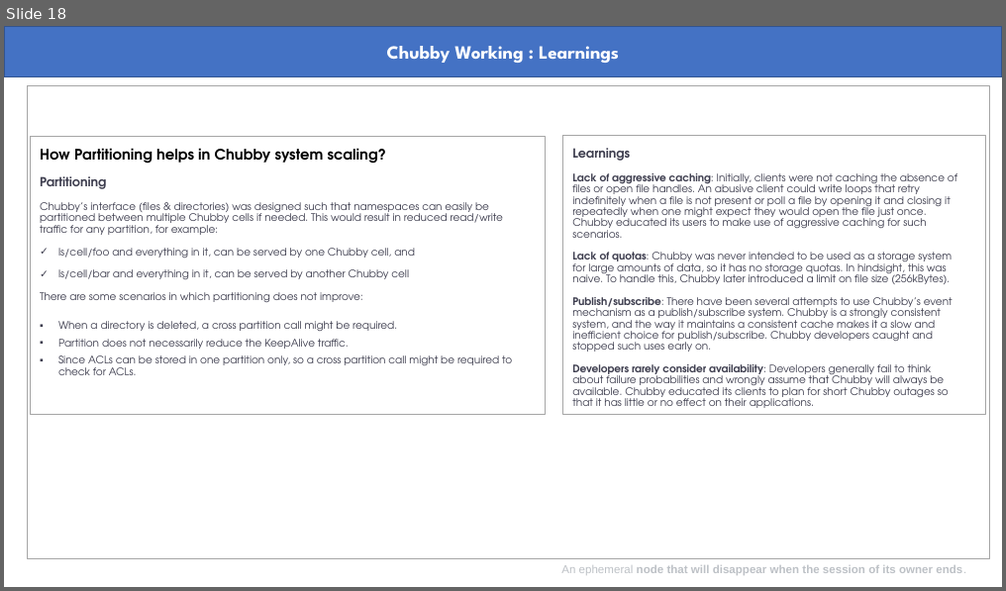
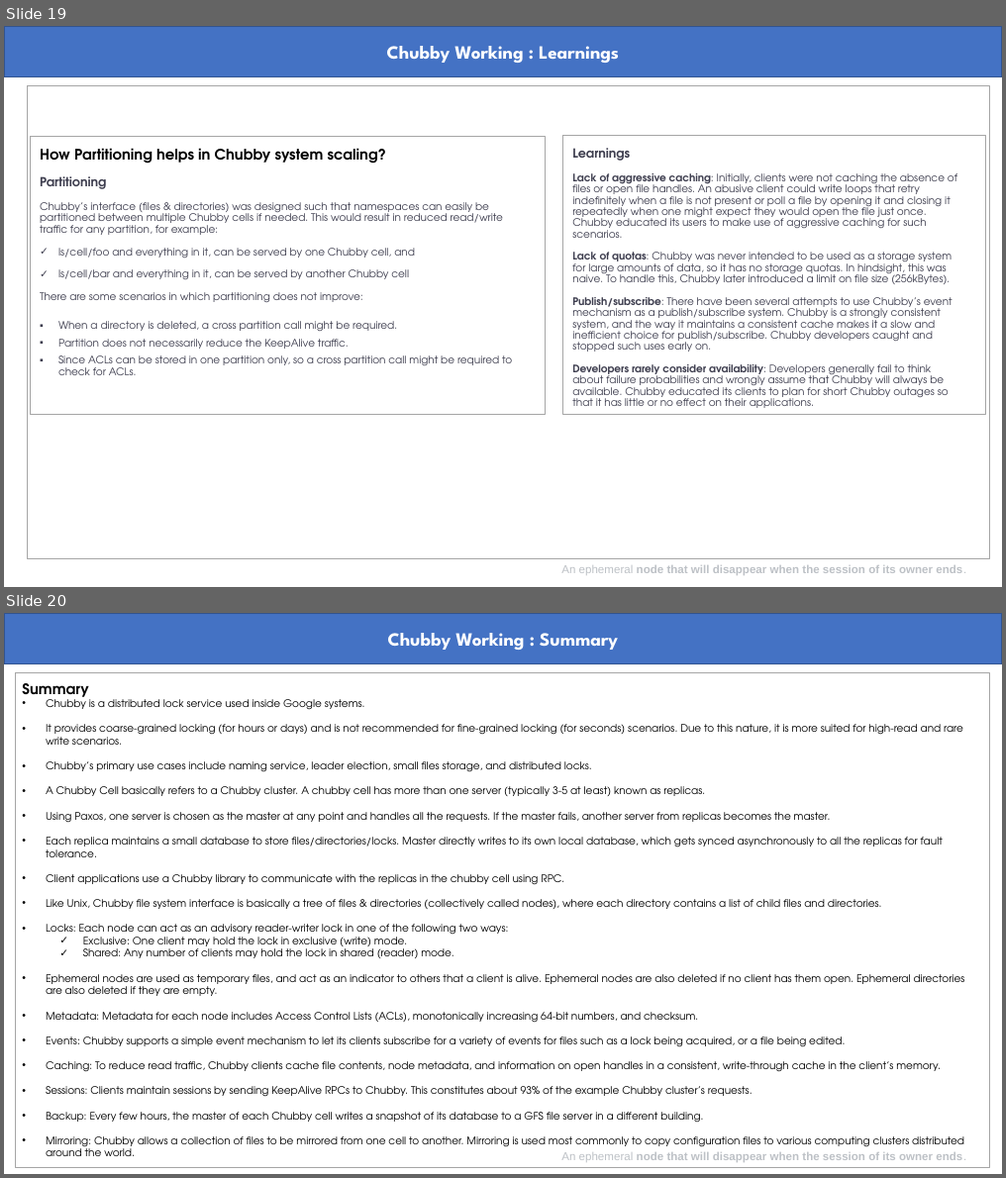
Before and after one commit to abmishra1234/Advanced-System-Design, a slide deck: Chubby.pptx. Shown one above the other, each under a label of ours: slide 18 before the commit, slides 19 and 20 after it. The pictures are 1006x591 and 1006x1178 pixels, drawn with LibreOffice and Linux fonts; fonts in the diff are those of the drawing. Boxes give left, top, right and bottom in pixels: in the first picture for what was removed or moved away, otherwise in the second. Text is boxed around its words. In the diff, an @@ line names an element or a change of style, - is before the commit and + after.

```diff
--- a/Chubby.pptx
+++ b/Chubby.pptx
@@ slide 20 added at bbox=[4, 613, 1002, 1174], background #FFFFFF @@
@@ rectangle added at bbox=[4, 613, 1002, 663], fill #4472C4, outline #325491 1 pt, 18 pt, text #FFFFFF, bold @@
+Chubby Working : Summary
@@ rectangle added at bbox=[15, 672, 990, 1167], outline #A5A5A5 0.75 pt @@
@@ text added at bbox=[22, 683, 965, 1157], 10 pt, text #000000 @@
+Summary
+• Chubby is a distributed lock service used inside Google systems.
+• It provides coarse-grained locking (for hours or days) and is not recommended for fine-grained locking (for seconds) scenarios. Due to this nature, it is more suited for high-read and rare write scenarios.
+• Chubby’s primary use cases include naming service, leader election, small files storage, and distributed locks.
+• A Chubby Cell basically refers to a Chubby cluster. A chubby cell has more than one server (typically 3-5 at least) known as replicas.
+• Using Paxos, one server is chosen as the master at any point and handles all the requests. If the master fails, another server from replicas becomes the master.
+• Each replica maintains a small database to store files/directories/locks. Master directly writes to its own local database, which gets synced asynchronously to all the replicas for fault tolerance.
+• Client applications use a Chubby library to communicate with the replicas in the chubby cell using RPC.
+• Like Unix, Chubby file system interface is basically a tree of files & directories (collectively called nodes), where each directory contains a list of child files and directories.
+• Locks: Each node can act as an advisory reader-writer lock in one of the following two ways:
+  ✓ Exclusive: One client may hold the lock in exclusive (write) mode.
+  ✓ Shared: Any number of clients may hold the lock in shared (reader) mode.
+• Ephemeral nodes are used as temporary files, and act as an indicator to others that a client is alive. Ephemeral nodes are also deleted if no client has them open. Ephemeral directories are also deleted if they are empty.
+• Metadata: Metadata for each node includes Access Control Lists (ACLs), monotonically increasing 64-bit numbers, and checksum.
+• Events: Chubby supports a simple event mechanism to let its clients subscribe for a variety of events for files such as a lock being acquired, or a file being edited.
+• Caching: To reduce read traffic, Chubby clients cache file contents, node metadata, and information on open handles in a consistent, write-through cache in the client’s memory.
+• Sessions: Clients maintain sessions by sending KeepAlive RPCs to Chubby. This constitutes about 93% of the example Chubby cluster’s requests.
+• Backup: Every few hours, the master of each Chubby cell writes a snapshot of its database to a GFS file server in a different building.
+• Mirroring: Chubby allows a collection of files to be mirrored from one cell to another. Mirroring is used most commonly to copy configuration files to various computing clusters distributed around the world.
@@ text added at bbox=[561, 1153, 966, 1162], 11 pt, text #BDC1C6, bold @@
+An ephemeral node that will disappear when the session of its owner ends.
@@ what was slide 18 is now slide 19 @@
```
Also in this commit, not shown: 3 slides changed, 2 other slides added, 1 other file.
